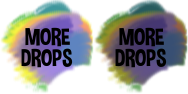
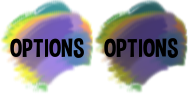
Comparing the layer stacks of the two (188, 94) images. Changes:
renamed "MORE ... #1" to "OPTIONS #1", painted on it over <box>104,27,178,68</box>
renamed "MORE ..." to "OPTIONS", painted on it over <box>10,27,84,68</box>
